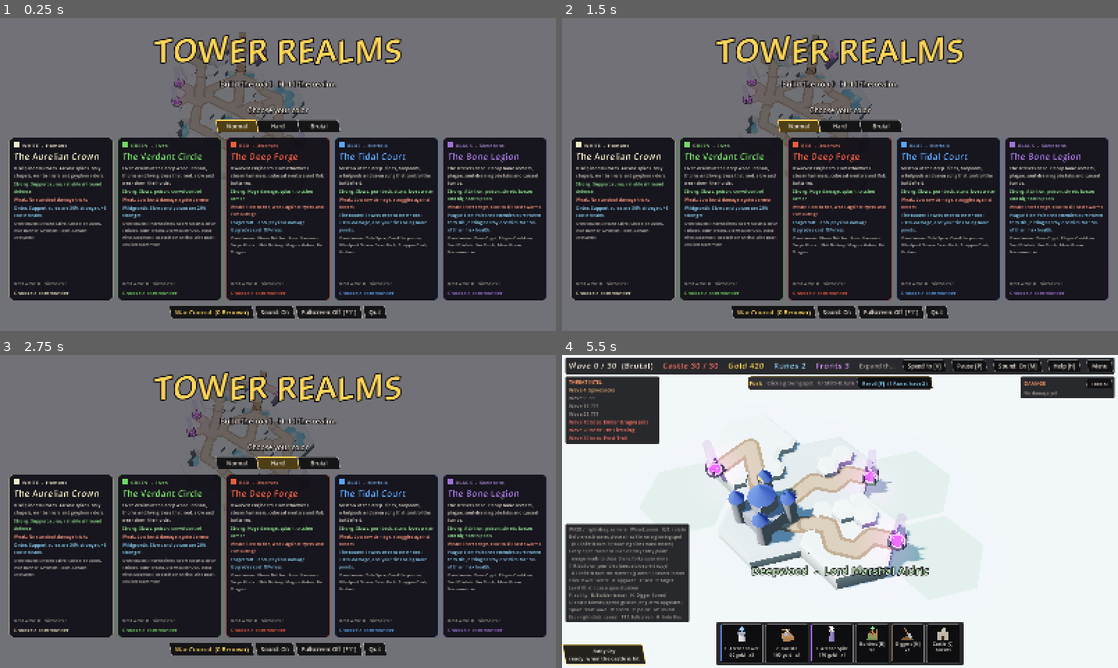
Above: before the commit, frames 1-4 (two rows, left to right).
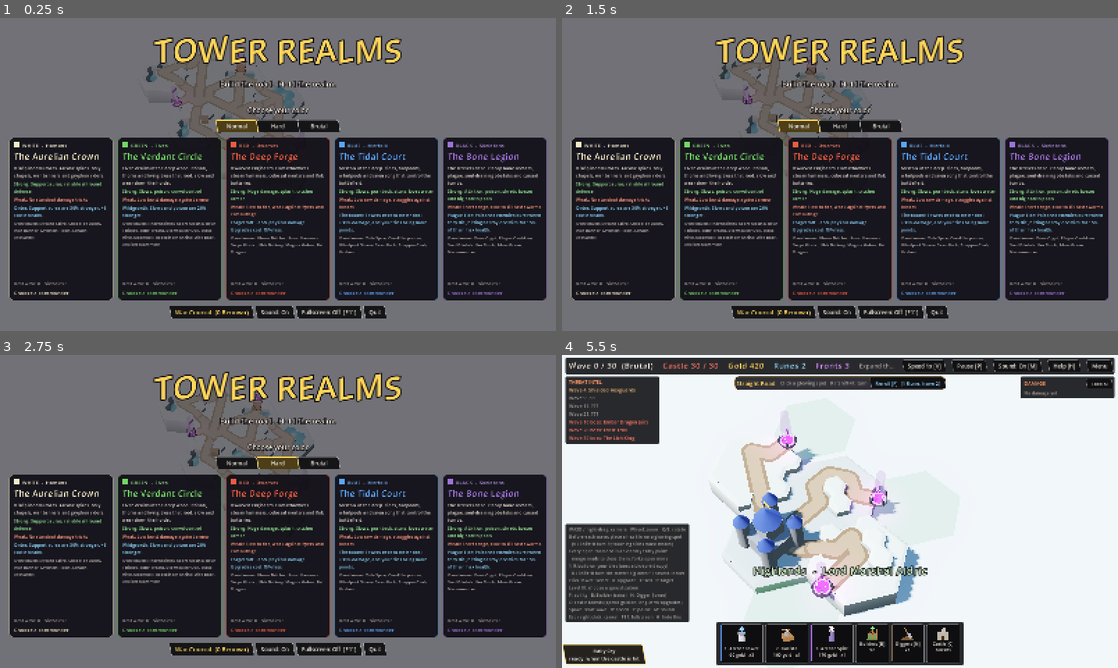
Above: after the commit, the same moments.

Repository: munkeemann/Tower_Defense
Game: Godot game, scene res://scenes/main.tscn
The game is run twice, just before and just after one commit, with the same random seed, the same clock (stepped at 60 frames per second) and the same inputs.
Inputs (mouse positions are in pixels of both pictures, inside the frame that each line leads up to):
- Up to frame 1 (0.25 s): no input
- Up to frame 2 (1.5 s): click "Normal" at 0.5 s; click "Normal" at 1.25 s
- Up to frame 3 (2.75 s): click "Hard" at 2 s
- Up to frame 4 (5.5 s): click "Brutal" at 2.75 s; click (623, 555) at 3.52 s; click (701, 524) at 4.27 s; click "Rally Cry ready: when the cas…" at 5 s

The runs differ from the first frame. In frame 1, 0.5% of the frame differs, in the area x 26-48%, y 4-34%; in frame 2, 0.5%; in frame 3, 0.4%; in frame 4, 11%, in the area x 5-69%, y 6-84%.

Commit message:
Neutral buildings replace map pickups
The pickups claimed by reaching them with a tower (chests, shrines, ruins, rune
caches, mines) no longer spawn. Instead about half the tiles carry a neutral
building, as in Tower Dominion, in three kinds: ones that empower the towers next
to them (Ammo Depot, Relay Station, the new Smithy at +25% damage, Scout
Hideout), ones that pay out after every wave (Supply Point, Gold Mine, Rune
Circle, Lumber Mill) and ones that empower the whole realm (Old Chapel +5% damage,
Barracks repairs, Tavern kill gold). They stack and use KayKit hex buildings in
your team color. The tile bar names a tile's building before you place it, a toast
says what it does, and hovering one explains it.

Co-Authored-By: Claude Opus 5.5 <noreply@anthropic.com>

Diff:
--- a/scripts/board.gd
+++ b/scripts/board.gd
@@ -1312,7 +1312,7 @@
 		put.call("tree" if r.randf() < 0.85 else "rock")
 	if r.randf() < 0.35:
 		put.call("ley", "", true)
-	if r.randf() < 0.35:
+	if r.randf() < 0.45:
 		var kinds: Array = GameData.NEUTRALS.keys()
 		put.call("neutral", kinds[r.randi() % kinds.size()], true)
 	return feats
@@ -1555,7 +1555,7 @@
 	_rebuild_water()
 	reveal_tile(t)
 	if Models.has_assets() and rng.randf() < DISCOVERY_CHANCE:
-		_spawn_discovery(fresh, plan["roads"])
+		pass   # (map pickups are gone: neutral buildings on tiles took their place)
 	return opened
 
 
@@ -1595,6 +1595,15 @@
 	if Models.fit(holder, model, 1.8, 2.2) == null:
 		holder.add_child(Models.box(Vector3(1.2, 1.0, 1.2), Color(0.6, 0.45, 0.3), Vector3(0, 0.5, 0)))
 	neutrals[c] = {"kind": kind, "node": holder}
+
+
+## How many neutral buildings of this kind you hold.
+func neutral_count(kind: String) -> int:
+	var n := 0
+	for c in neutrals:
+		if neutrals[c]["kind"] == kind:
+			n += 1
+	return n
 
 
 ## Kinds of neutral buildings touching any of these cells.
--- a/scripts/game.gd
+++ b/scripts/game.gd
@@ -102,6 +102,7 @@
 var sig_buff := 0.0           # haste / frenzy: seconds left
 var sig_marks := 0            # "mark": enemies marked this wave
 var _wave_leaked := false
+var _neutral_hint := false    # the hint line is showing a hovered neutral building
 var choice_options: Array = []
 var run_stats := {}
 var stats := {}
@@ -1482,15 +1483,18 @@
 func _wave_complete() -> void:
 	for th in get_tree().get_nodes_in_group("thralls"):
 		(th as Thrall).crumble()
-	var supply := 0
-	for c in board.neutrals:
-		if board.neutrals[c]["kind"] == "supply":
-			supply += 1
+	# neutral buildings: gold from supply points and mines, runes, builders, repairs
+	var supply := 15 * board.neutral_count("supply") + 25 * board.neutral_count("mine")
 	var interest := mini(45, int(gold * float(mods["interest"])))
-	var bonus: int = 25 + 4 * wave + int(mods["treasury"]) + mine_income + 15 * supply + interest
+	var bonus: int = 25 + 4 * wave + int(mods["treasury"]) + mine_income + supply + interest
 	_add_gold(bonus)
 	var fronts := board.battlefronts()
 	var rc := 1 + int(hero_fx.get("recon", 0)) + clampi(fronts - 1, 0, 3) + int(mods["recon_wave"])
+	if wave % 2 == 0:
+		rc += board.neutral_count("runes")
+	if wave % 4 == 0:
+		builders += board.neutral_count("lumber")
+	hp = mini(max_hp, hp + 2 * board.neutral_count("barracks"))
 	recon += rc
 	if int(mods["builder_every"]) > 0 and wave % int(mods["builder_every"]) == 0:
 		builders += 1
@@ -1664,7 +1668,12 @@
 			_slots.append(p[0])
 	board.clear_preview()
 	board.show_slots(_slots)
-	hud.show_tile_panel(tile_title(tile_cards[i]), _reroll_label())
+	var title := tile_title(tile_cards[i])
+	for f in tile_cards[i]["features"]:
+		if f["type"] == "neutral":
+			var nd: Dictionary = GameData.NEUTRALS[f["kind"]]
+			title += "  +  %s (%s)" % [nd["name"], String(nd["desc"]).trim_suffix(".")]
+	hud.show_tile_panel(title, _reroll_label())
 	var mid := Vector3.ZERO
 	for sl in _slots:
 		mid += Hex.tile_world(sl)
@@ -1731,6 +1740,10 @@
 		hud.toast("Roads merged: %d fewer battlefront%s" % [merges - 1, "" if merges == 2 else "s"], Color(0.6, 1.0, 0.6))
 	elif opened.size() > 1:
 		hud.toast("The road splits: %d new battlefronts!" % (opened.size() - 1), Color(0.85, 0.5, 1.0))
+	for f in plan["features"]:
+		if f["type"] == "neutral" and board.neutrals.has(f["cell"]):
+			var nd: Dictionary = GameData.NEUTRALS[f["kind"]]
+			hud.toast("%s: %s" % [nd["name"], nd["desc"]], Color(1.0, 0.8, 0.45))
 	recompute_buffs()
 	_claim_with_towers()
 	_next_step()
@@ -2515,7 +2528,8 @@
 func enemy_killed(e: Enemy) -> void:
 	enemies.erase(e)
 	var base_gold: float = float(BOSS_GOLD.get(wave, e.data["gold"])) / (1.0 + wave * 0.015) if e.is_boss else float(e.data["gold"])
-	var g: int = int(round(base_gold * (1.0 + wave * 0.015) * (1.0 + float(hero_fx.get("kill_gold", 0.0)) + float(mods["kill_gold"])))) + int(mods["bounty"])
+	var g: int = int(round(base_gold * (1.0 + wave * 0.015) * (1.0 + float(hero_fx.get("kill_gold", 0.0)) + float(mods["kill_gold"])
+		+ 0.1 * board.neutral_count("tavern")))) + int(mods["bounty"])
 	_add_gold(g)
 	run_stats["kills"] += 1
 	VFX.death(world, e.aim_pos(), e.data["color"], e.is_boss)
@@ -2819,6 +2833,13 @@
 
 func _update_ghost() -> void:
 	var over_board := board.in_bounds(hover_cell)
+	if state in [S.BUILD, S.WAVE] and placing == "" and board.neutrals.has(hover_cell):
+		var nd: Dictionary = GameData.NEUTRALS[board.neutrals[hover_cell]["kind"]]
+		hud.show_place_hint("%s: %s" % [nd["name"], nd["desc"]])
+		_neutral_hint = true
+	elif _neutral_hint:
+		hud.hint_panel.visible = false
+		_neutral_hint = false
 	var ground_mode := placing == RAISE or placing == DIG
 	_hover_marker.visible = over_board and (placing == "" or ground_mode) and state in [S.BUILD, S.WAVE] and board.is_placed(hover_cell)
 	if over_board:
@@ -3086,6 +3107,8 @@
 			t.buff_rate += 0.25
 		if "relay" in near:
 			t.nb_range += 0.2
+		if "forge" in near:
+			t.buff_dmg += 0.25
 	for s in towers:
 		if not s.is_support():
 			continue
--- a/scripts/game_data.gd
+++ b/scripts/game_data.gd
@@ -364,11 +364,20 @@
 }
 
 ## ---- Neutral buildings (appear on tiles; boost adjacent towers) -------------------------------
+## Neutral buildings come on new tiles (as in Tower Dominion): once the tile is yours, they work for you. group: tower
+## (empowers the towers next to it), economy (resources after every wave) or realm (a bonus to all your forces).
 const NEUTRALS := {
-	"ammo": {"name": "Ammo Depot", "model": "bld_ammo_depot", "desc": "Towers next to it attack 25% faster."},
-	"relay": {"name": "Relay Station", "model": "bld_relay", "desc": "Towers next to it get +20% range."},
-	"scout": {"name": "Scout Hideout", "model": "bld_scout", "desc": "Reveals camouflaged enemies within 4 tiles."},
-	"supply": {"name": "Supply Point", "model": "bld_supply", "desc": "+15 gold after every wave."},
+	"ammo": {"name": "Ammo Depot", "group": "tower", "model": "bld_ammo_depot", "desc": "Towers next to it attack 25% faster."},
+	"relay": {"name": "Relay Station", "group": "tower", "model": "bld_relay", "desc": "Towers next to it get +20% range."},
+	"forge": {"name": "Smithy", "group": "tower", "model": "bld_forge", "desc": "Towers next to it deal +25% damage."},
+	"scout": {"name": "Scout Hideout", "group": "tower", "model": "bld_scout", "desc": "Reveals camouflaged enemies within 4 tiles."},
+	"supply": {"name": "Supply Point", "group": "economy", "model": "bld_supply", "desc": "+15 gold after every wave."},
+	"mine": {"name": "Gold Mine", "group": "economy", "model": "bld_mine", "desc": "+25 gold after every wave."},
+	"runes": {"name": "Rune Circle", "group": "economy", "model": "bld_runes", "desc": "+1 Rune every other wave."},
+	"lumber": {"name": "Lumber Mill", "group": "economy", "model": "bld_lumber", "desc": "A free Builder every 4 waves."},
+	"chapel": {"name": "Old Chapel", "group": "realm", "model": "bld_chapel", "desc": "All your towers deal +5% damage."},
+	"barracks": {"name": "Barracks", "group": "realm", "model": "bld_barracks", "desc": "The castle repairs 2 health after every wave."},
+	"tavern": {"name": "Tavern", "group": "realm", "model": "bld_tavern", "desc": "+10% gold from kills."},
 }
 
 ## ---- Discoveries hidden in the fog (claimed when a tile covers them or a tower's range reaches them)
--- a/scripts/models.gd
+++ b/scripts/models.gd
@@ -263,7 +263,9 @@
 ## A model, or [model, size factor] for ones that shouldn't fill the whole space.
 const KK_FIT := {
 	"bld_ammo_depot": ["dungeon/crates_stacked", 0.8], "bld_relay": "hex/building_watchtower_{t}",
-	"bld_scout": "hex/building_tent_{t}", "bld_supply": "hex/building_market_{t}",
+	"bld_scout": "hex/building_tent_{t}", "bld_supply": "hex/building_market_{t}", "bld_forge": "hex/building_blacksmith_{t}",
+	"bld_mine": "hex/building_mine_{t}", "bld_runes": "hex/building_shrine_{t}", "bld_lumber": "hex/building_lumbermill_{t}",
+	"bld_chapel": "hex/building_church_{t}", "bld_barracks": "hex/building_barracks_{t}", "bld_tavern": "hex/building_tavern_{t}",
 	"poi_chest": ["dungeon/chest_gold", 0.55], "poi_shrine": "hex/building_shrine_{t}", "poi_mine": "hex/building_mine_{t}",
 	"prop_ruin": "hex/building_destroyed", "poi_cache": ["hex/resource_stone", 0.75],
 }
--- a/scripts/tower.gd
+++ b/scripts/tower.gd
@@ -135,7 +135,7 @@
 	if on_ley:
 		d *= 1.0 + GameData.LEY_BONUS + game.mods["ley"]
 	d *= 1.0 + float(game.masterwork.get(id, 0.0)) + game.hero_tower_bonus(id)
-	d *= (1.0 + water_bonus) * (1.0 + float(game.mods.get("dmg_all", 0.0)) + game.frenzy_bonus())
+	d *= (1.0 + water_bonus) * (1.0 + float(game.mods.get("dmg_all", 0.0)) + game.frenzy_bonus() + 0.05 * game.board.neutral_count("chapel"))
 	return d
 
 
Not shown, changed: README.md
